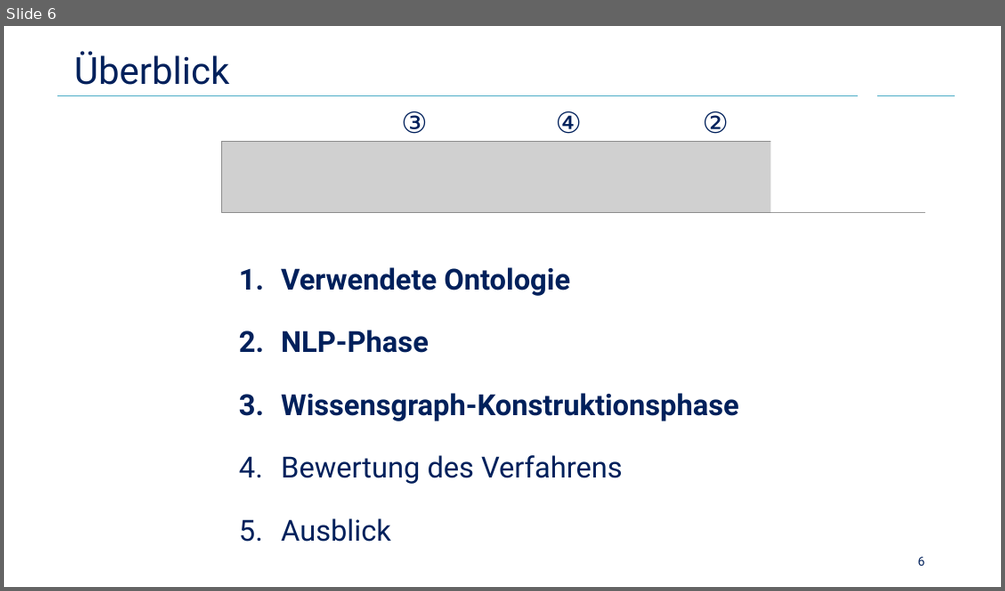
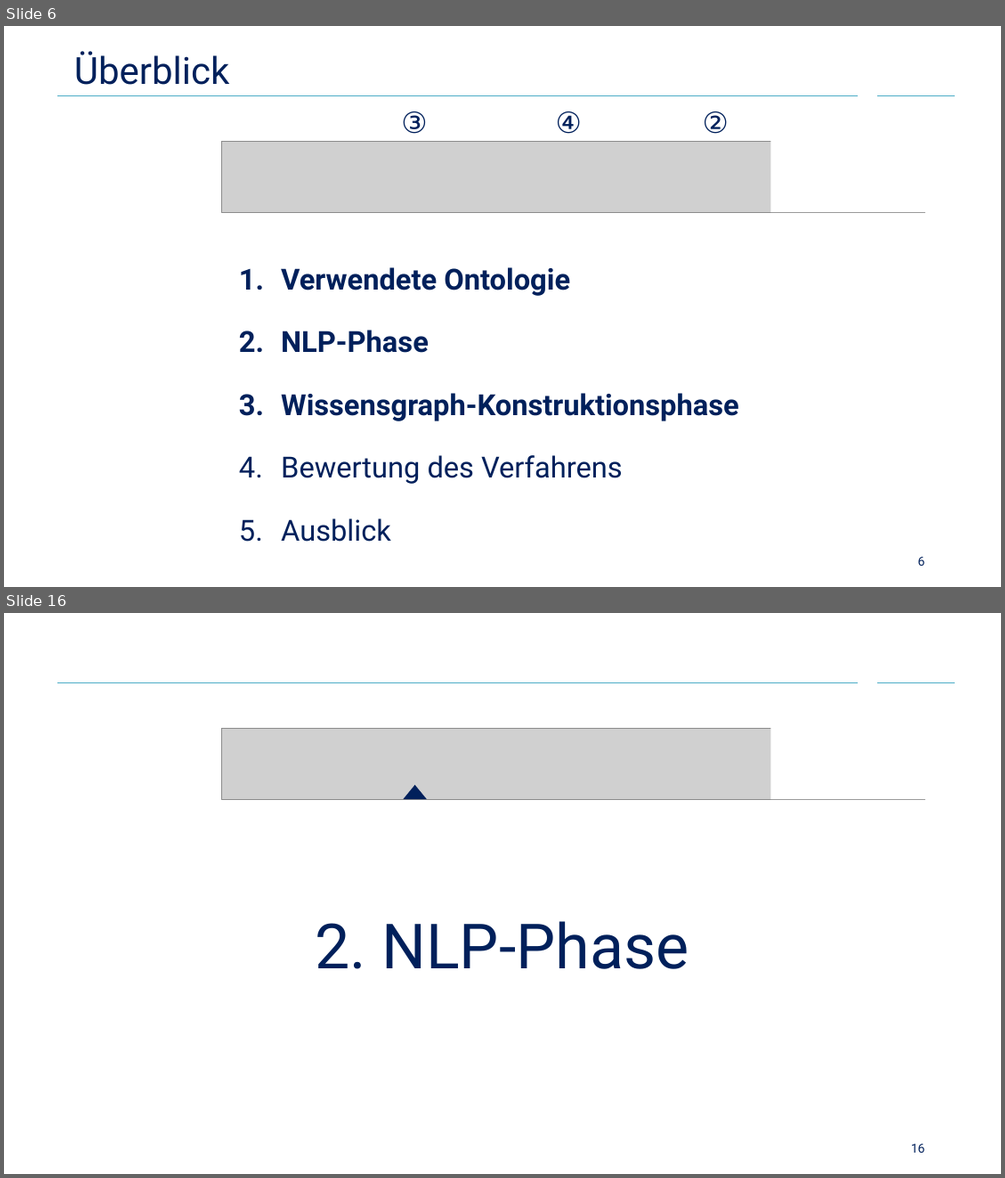
Before and after one commit to Cortys/bachelor-thesis, a slide deck: presentation/presentation.pptx. Shown one above the other, each under a label of ours: slide 6 before the commit, slides 6 and 16 after it; the slides between them are not shown. The pictures are 1005x591 and 1005x1178 pixels, drawn with LibreOffice and Linux fonts; fonts in the diff are those of the drawing; grey boxes stand for pictures; background and template pictures are left out. Boxes give left, top, right and bottom in pixels: in the first picture for what was removed or moved away, otherwise in the second. Text is boxed around its words. In the diff, an @@ line names an element or a change of style, - is before the commit and + after.

```diff
--- a/presentation/presentation.pptx
+++ b/presentation/presentation.pptx
@@ slide 16 added at [4,613,1001,1174], background #FFFFFF; not listed: 2 template elements that a slide beside it also shows @@
@@ rectangle added at [770,717,926,799], fill #FFFFFF @@
@@ picture added at [222,729,924,800] @@
@@ down arrow added at [404,785,427,799], fill #00205B @@
@@ title added at [315,921,688,969], 60 pt, text #00205B @@
+2. NLP-Phase
@@ page number added at [911,1143,925,1152], 12 pt, text #00205B @@
+16
```
Also in this commit, not shown: 14 other slides added, 18 other files.
